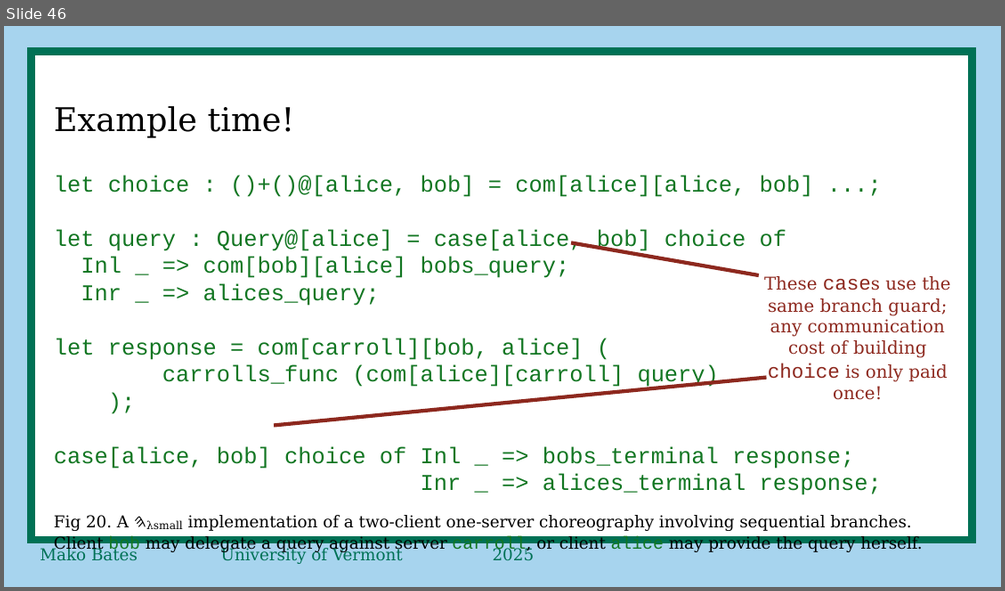
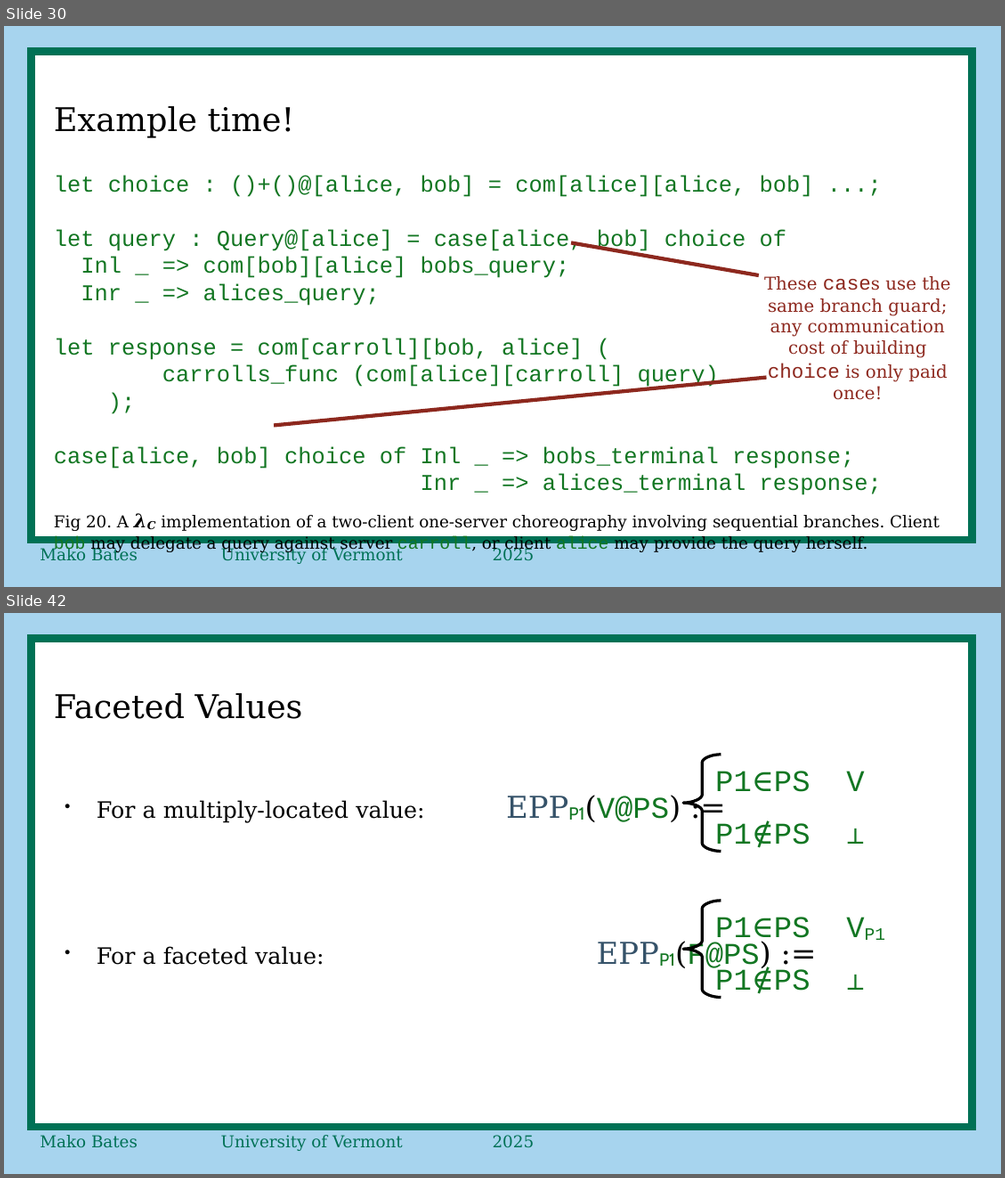
Before and after one commit to ShapeOfMatter/thesis_CP_UVM, a slide deck: proposal defense.odp. Shown one above the other, each under a label of ours: slide 46 before the commit, slides 30 and 42 after it; the slides between them are not shown. The pictures are 1005x591 and 1005x1178 pixels, drawn with LibreOffice and Linux fonts; fonts in the diff are those of the drawing. Boxes give left, top, right and bottom in pixels: in the first picture for what was removed or moved away, otherwise in the second. Text is boxed around its words. In the diff, an @@ line names an element or a change of style, - is before the commit and + after.

```diff
--- a/proposal defense.odp
+++ b/proposal defense.odp
@@ slide 42 added at bbox=[4, 613, 1001, 1174], background #A7D4EE; not listed: 2 template elements that a slide beside it also shows @@
@@ title added at bbox=[54, 693, 303, 719], 26 pt, text #000000 @@
+Faceted Values
@@ freeform shape added at bbox=[683, 755, 721, 851], outline #000000 2.3 pt @@
@@ text added at bbox=[97, 795, 681, 822], 18 pt, text #000000 @@
+● For a multiply-located value: EPPP1(V@PS) :=
@@ text added at bbox=[675, 821, 886, 970], 24 pt, text #127622 @@
+P1∈PS V
+P1∉PS ⊥
@@ freeform shape added at bbox=[683, 900, 721, 997], outline #000000 2.3 pt @@
@@ text added at bbox=[715, 916, 809, 997], 24 pt, text #127622 @@
+P1∈PS VP1
+P1∉PS ⊥
@@ text added at bbox=[97, 946, 324, 965], 18 pt, text #000000 @@
+● For a faceted value: EPPP1(F@PS) :=
@@ what was slide 46 is now slide 30 @@
@@ slide 30 changed as well @@
@@ text at bbox=[54, 515, 939, 555]: text changed @@
-Fig 20. A 𐤄λsmall implementation of a two-client one-server choreography involving sequential branches. Client bob may delegate a query against server carroll, or client alice may provide the query herself.
+Fig 20. A 𝝀𝑪 implementation of a two-client one-server choreography involving sequential branches. Client bob may delegate a query against server carroll, or client alice may provide the query herself.
```
Also in this commit, not shown: 21 other slides added, 28 slides removed.
